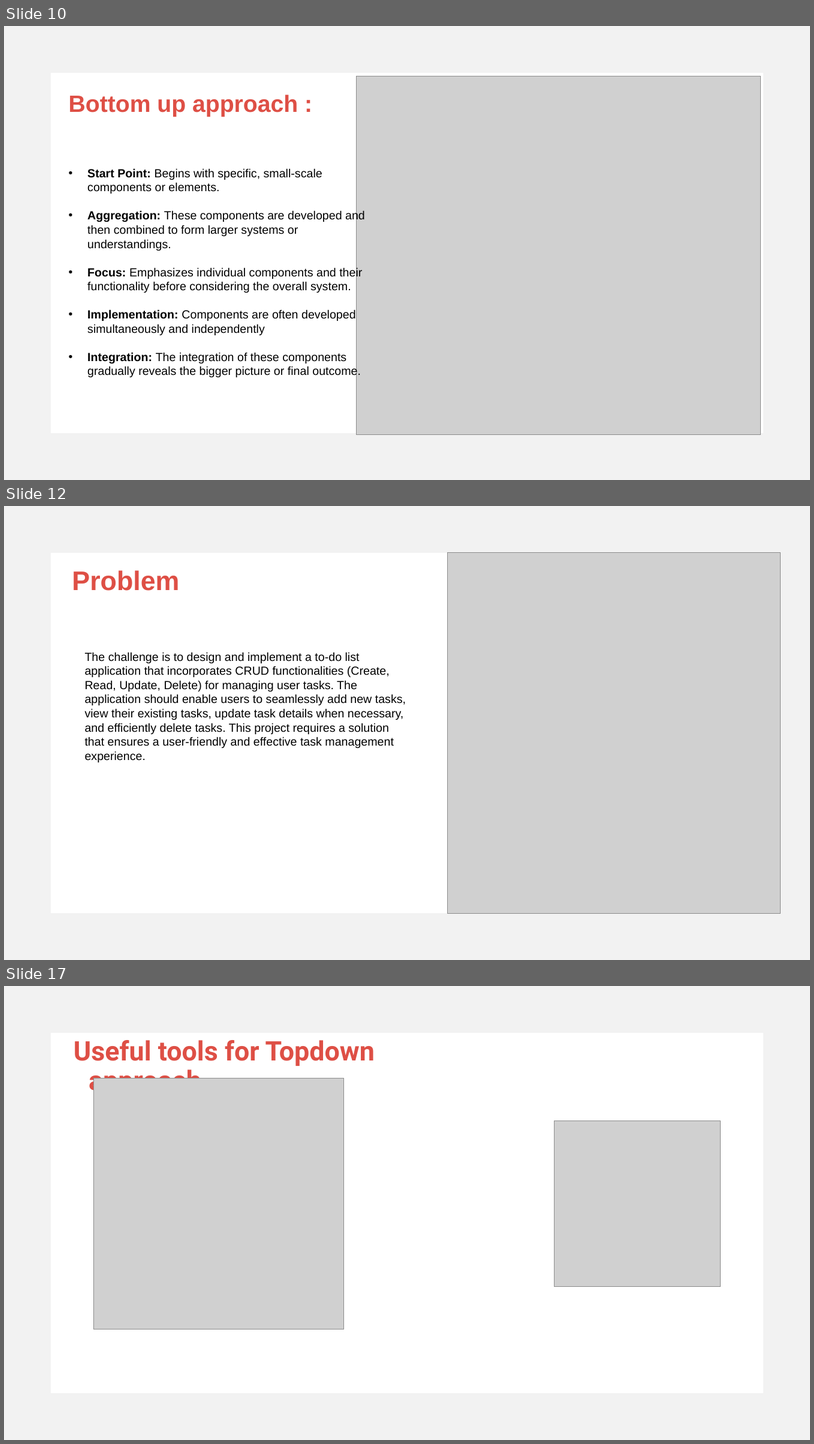
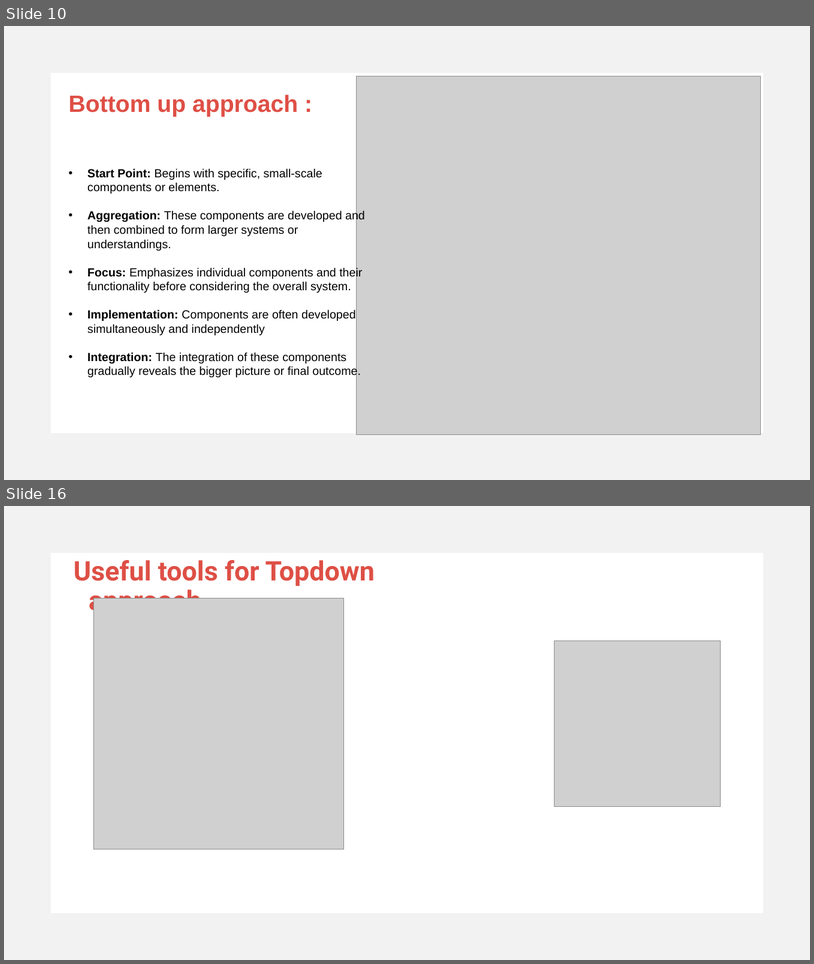
Before and after one commit to d2fLucifer/J2YB, a slide deck: Challenge 0/Topdown approach.pptx. Shown one above the other, each under a label of ours: slides 10, 12 and 17 before the commit, slides 10 and 16 after it; the slides between them are not shown. The pictures are 814x1444 and 814x964 pixels, drawn with LibreOffice and Linux fonts; fonts in the diff are those of the drawing; grey boxes stand for pictures. Boxes give left, top, right and bottom in pixels: in the first picture for what was removed or moved away, otherwise in the second. Text is boxed around its words. In the diff, an @@ line names an element or a change of style, - is before the commit and + after.

```diff
--- a/Challenge 0/Topdown approach.pptx
+++ b/Challenge 0/Topdown approach.pptx
@@ slide 12 removed at box(4, 506, 810, 960), background #FFFFFF; not listed: 1 template element that a slide beside it also shows @@
@@ picture removed at box(447, 553, 781, 913) @@
@@ text removed at box(72, 570, 179, 591) @@
-Problem
@@ text removed at box(85, 652, 406, 762) @@
-The challenge is to design and implement a to-do list application that incorporates CRUD functionalities (Create, Read, Update, Delete) for managing user tasks. The application should enable users to seamlessly add new tasks, view their existing tasks, update task details when necessary, and efficiently delete tasks. This project requires a solution that ensures a user-friendly and effective task management experience.
@@ what was slide 17 is now slide 16 @@
```
Also in this commit, not shown: 2 slides changed, 4 slides added, 4 other slides removed, 3 other files.
